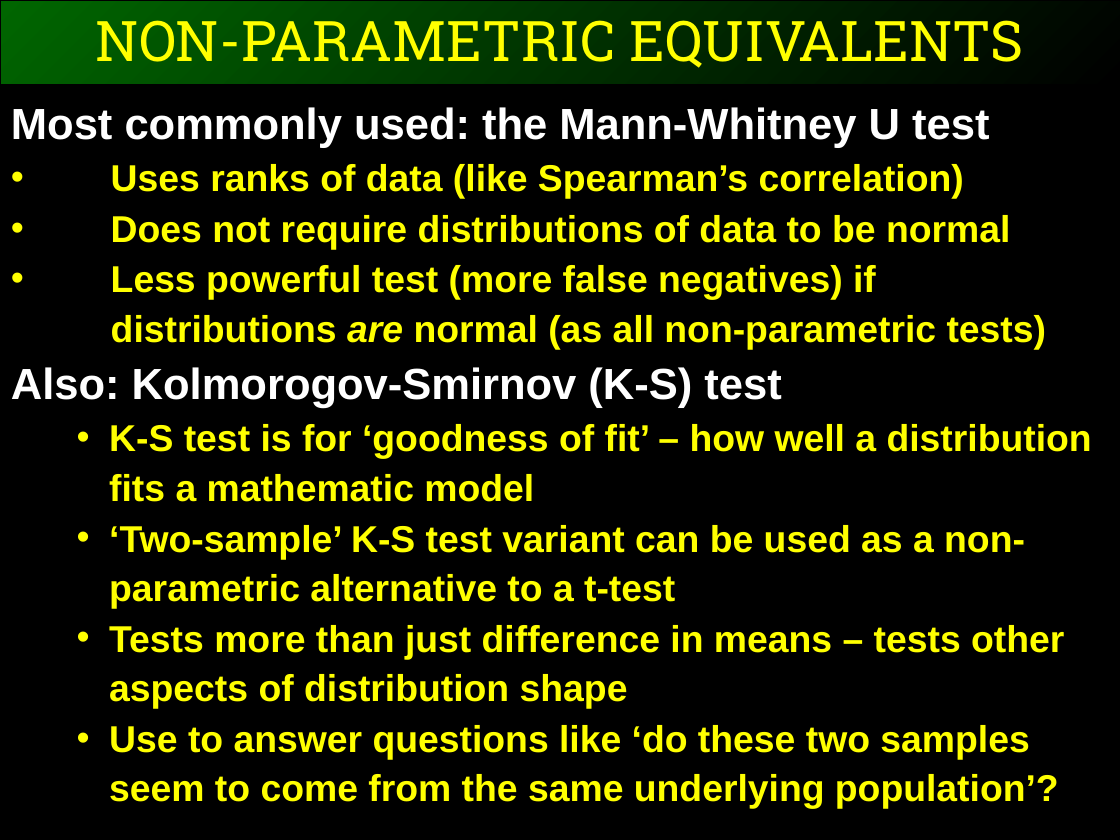
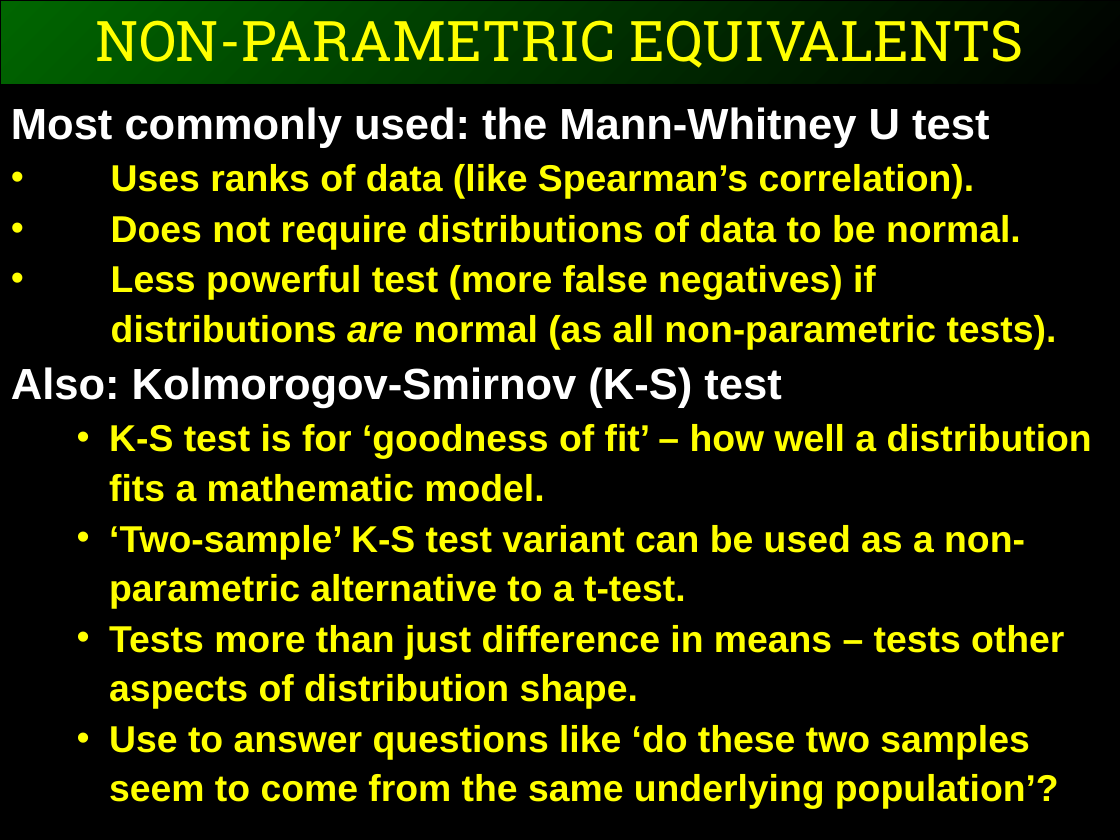
Before and after one commit to ggorman/Introduction-to-stats-for-geoscientists, a slide deck: slide 10 of slides/CSFG7.pptx. Drawn at 1120x840 pixels with LibreOffice and Linux fonts; fonts in the diff are those of the drawing. Boxes give left, top, right and bottom in pixels: in the first picture for what was removed or moved away, otherwise in the second. Text is boxed around its words. In the diff, an @@ line names an element or a change of style, - is before the commit and + after.

```diff
--- a/slides/CSFG7.pptx
+++ b/slides/CSFG7.pptx
@@ text at bbox=[111, 164, 1057, 349]: text changed @@
-• Uses ranks of data (like Spearman’s correlation)
-• Does not require distributions of data to be normal
-• Less powerful test (more false negatives) if distributions are normal (as all non-parametric tests)
+• Uses ranks of data (like Spearman’s correlation).
+• Does not require distributions of data to be normal.
+• Less powerful test (more false negatives) if distributions are normal (as all non-parametric tests).
@@ text at bbox=[109, 424, 1092, 709]: text changed @@
-  • K-S test is for ‘goodness of fit’ – how well a distribution fits a mathematic model
-  • ‘Two-sample’ K-S test variant can be used as a non-parametric alternative to a t-test
-  • Tests more than just difference in means – tests other aspects of distribution shape
+  • K-S test is for ‘goodness of fit’ – how well a distribution fits a mathematic model.
+  • ‘Two-sample’ K-S test variant can be used as a non-parametric alternative to a t-test.
+  • Tests more than just difference in means – tests other aspects of distribution shape.
```
Also in this commit, not shown: 9 other slides changed, 1 other file.
